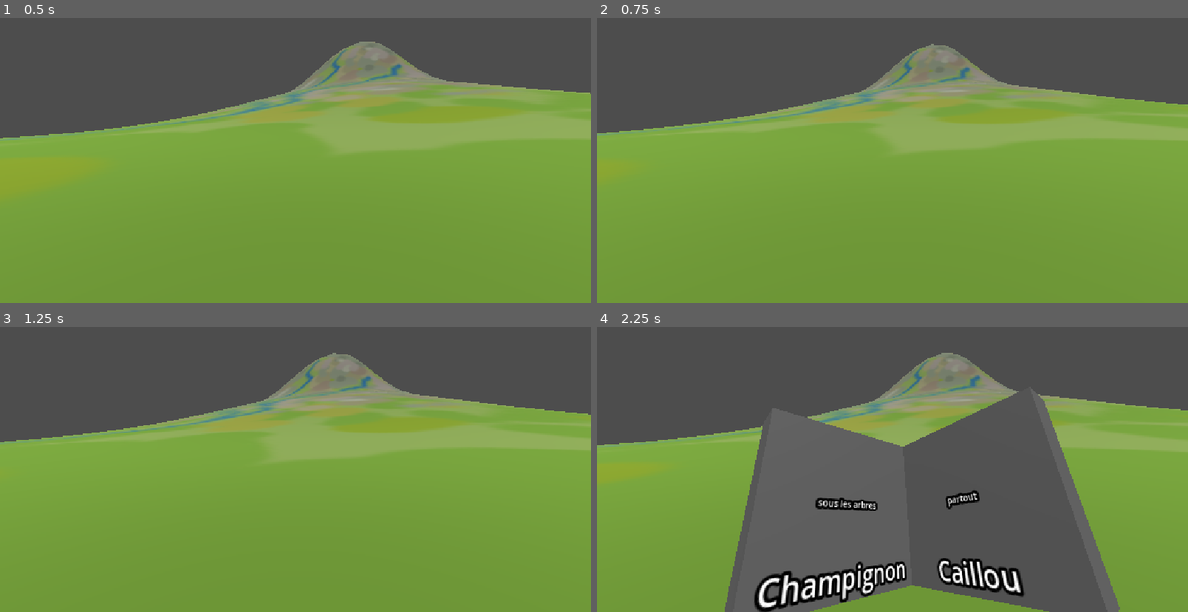
Above: before the commit, frames 1-4 (two rows, left to right).
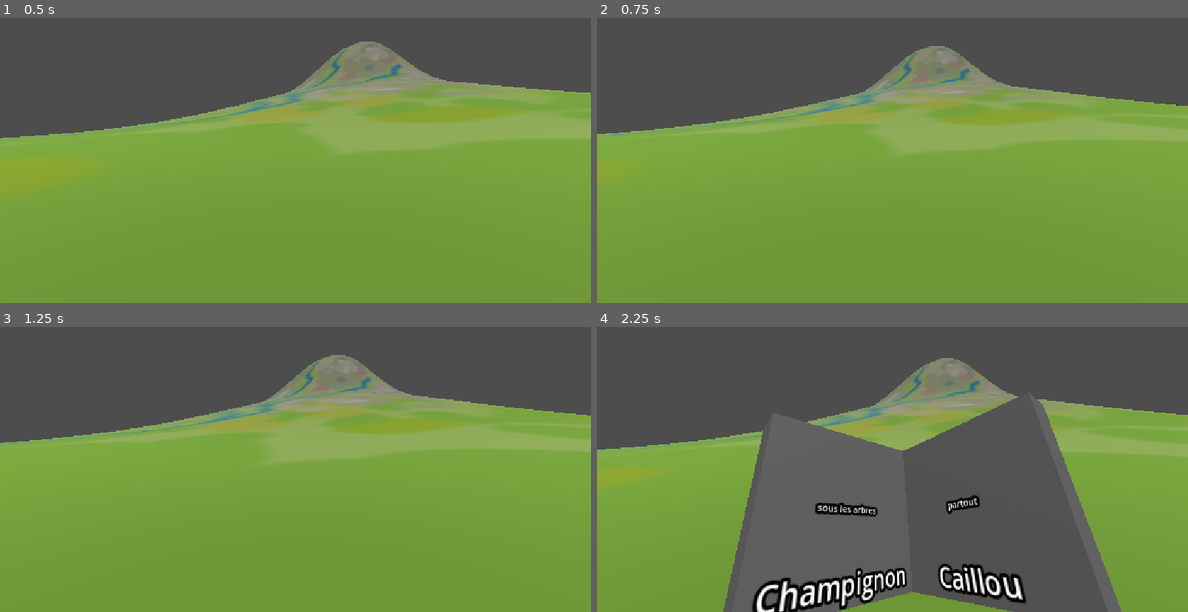
Above: after the commit, the same moments.

Repository: flatweb/gamejam4photo
Game: Godot game, scene res://root.tscn
Same seed, same stepped clock (60 frames per second), same inputs: the game is played once before the commit and once after it. The engine's default icon, where the game draws it, is replaced by a stand-in: a white triangle on a blue panel in a dark square.
Inputs (mouse positions are in pixels of both pictures, inside the frame that each line leads up to):
- Up to frame 1 (0.5 s): no input
- Up to frame 2 (0.75 s): tap Enter at 0.5 s; move the mouse to (922, 134) at 0.52 s; hold Right (right) from 0.53 s (still down); tap Space (jump, bound only after the commit) at 0.6 s
- Up to frame 3 (1.25 s): keep holding Right (right); tap Space (jump, bound only after the commit) at 0.77, 1.07 s
- Up to frame 4 (2.25 s): move the mouse to (862, 446) at 1.27 s; release Right (right) at 1.28 s; hold Down (back) 1.28-2.03 s; tap Q (album) at 1.35 s; tap Space (jump, bound only after the commit) at 1.52, 1.55, 1.82 s; move the mouse to (904, 441) at 2.02 s; hold Right (right) from 2.03 s (still down); hold Up (front) from 2.03 s (still down)

Frame 1 is identical in both runs. In frame 2, 1.1% of the frame differs, in the area x 0-100%, y 9-42%; in frame 3, 1.0%; in frame 4, 9.1%, in the area x 0-100%, y 9-100%.

Commit message:
Pas de retour automatique de la tête visant l'horizon

Diff:
--- a/joueur.gd
+++ b/joueur.gd
@@ -68,13 +68,13 @@
 		$Tete.rotation_degrees.x = clamp($Tete.rotation_degrees.x, -70, 70)
 		$Tete.rotation_degrees.y = clamp($Tete.rotation_degrees.y, -70, 70)
 		look_dir = Vector2.ZERO
-	else:
-		look_dir = Vector2(sign($Tete.rotation_degrees.y),sign($Tete.rotation_degrees.x))*delta
-		if sign($Tete.rotation.x - look_dir.y * camera_sens * sens_mod) != sign($Tete.rotation.x):
-			$Tete.rotation.x = 0.0
-		else:
-			$Tete.rotation.x = clamp($Tete.rotation.x - look_dir.y * camera_sens * sens_mod, -1.5, 1.5)
-		look_dir = Vector2.ZERO
+	#else:
+		#look_dir = Vector2(sign($Tete.rotation_degrees.y),sign($Tete.rotation_degrees.x))*delta
+		#if sign($Tete.rotation.x - look_dir.y * camera_sens * sens_mod) != sign($Tete.rotation.x):
+			#$Tete.rotation.x = 0.0
+		#else:
+			#$Tete.rotation.x = clamp($Tete.rotation.x - look_dir.y * camera_sens * sens_mod, -1.5, 1.5)
+		#look_dir = Vector2.ZERO
 
 
 func _physics_process(delta: float) -> void:
--- a/project.godot
+++ b/project.godot
@@ -81,6 +81,11 @@
 "events": [Object(InputEventJoypadMotion,"resource_local_to_scene":false,"resource_name":"","device":-1,"axis":3,"axis_value":-1.0,"script":null)
 ]
 }
+jump={
+"deadzone": 0.2,
+"events": [Object(InputEventKey,"resource_local_to_scene":false,"resource_name":"","device":-1,"window_id":0,"alt_pressed":false,"shift_pressed":false,"ctrl_pressed":false,"meta_pressed":false,"pressed":false,"keycode":0,"physical_keycode":32,"key_label":0,"unicode":32,"location":0,"echo":false,"script":null)
+]
+}
 
 [physics]
 
